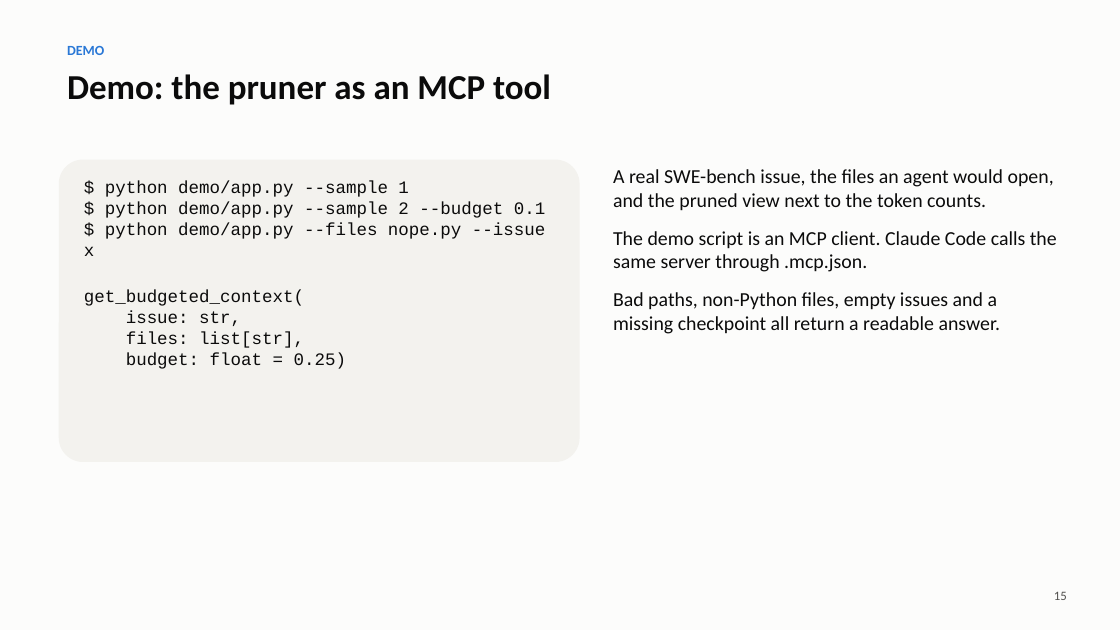
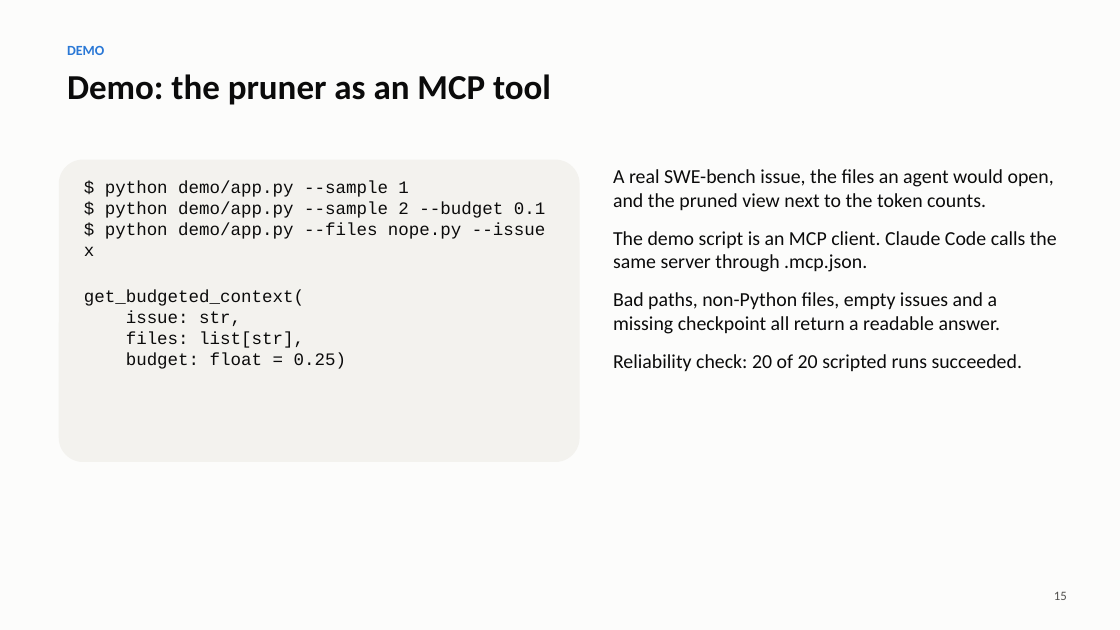
Before and after one commit to Anantk2908/astprune, a slide deck: slide 15 of slides/presentation.pptx. Drawn at 1120x630 pixels with LibreOffice and Linux fonts; fonts in the diff are those of the drawing. Boxes give left, top, right and bottom in pixels: in the first picture for what was removed or moved away, otherwise in the second. Text is boxed around its words. In the diff, an @@ line names an element or a change of style, - is before the commit and + after.

Commit message:
Demo reliability: 20 of 20 runs on CPU

```diff
--- a/slides/presentation.pptx
+++ b/slides/presentation.pptx
@@ text at [613,354,1023,372]: paragraph added @@
+Reliability check: 20 of 20 scripted runs succeeded.
```
Also in this commit, not shown: 5 other files.
